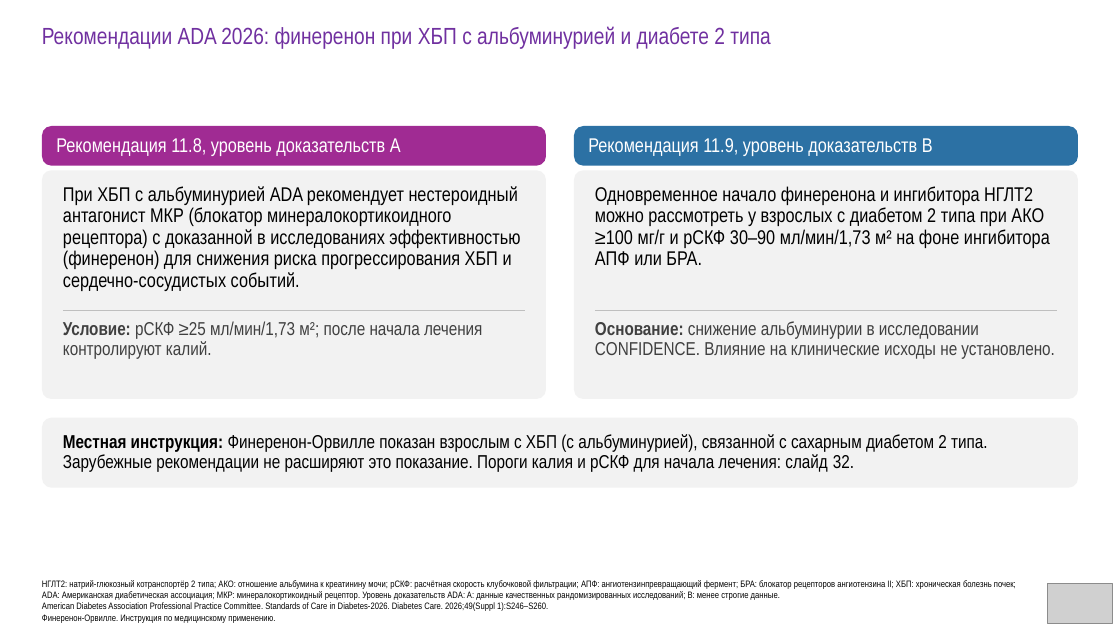
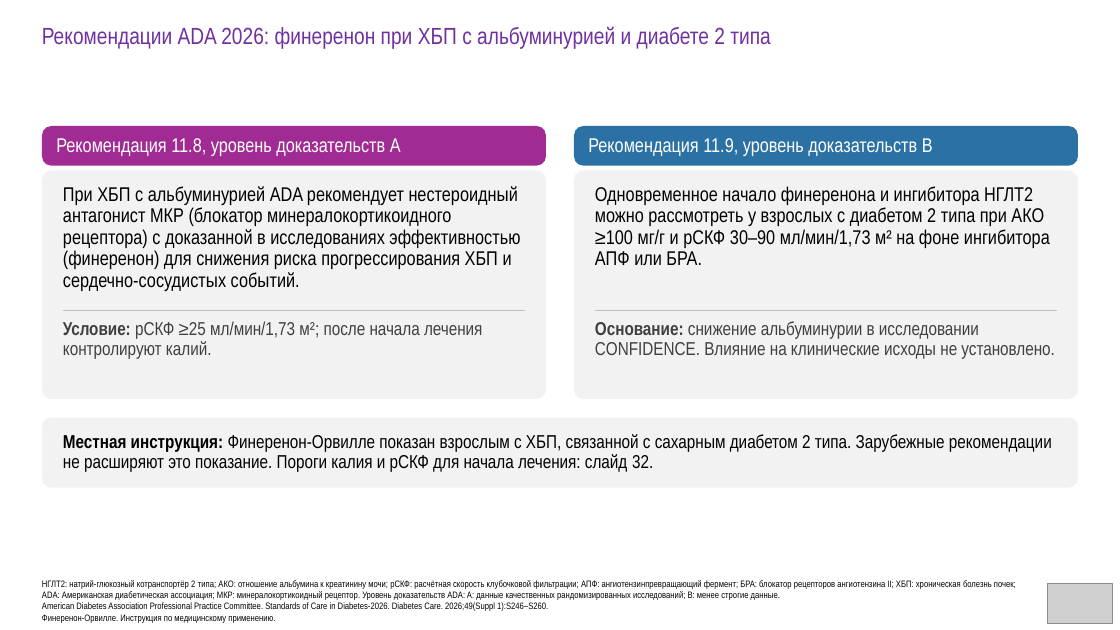
Before and after one commit to drabdulbosit1-eng/my-test-cloud, a slide deck: slide 26 of finerenone/Finerenone_Levin_reviewed.pptx. Drawn at 1120x630 pixels with LibreOffice and Linux fonts; fonts in the diff are those of the drawing; grey boxes stand for pictures. Boxes give left, top, right and bottom in pixels: in the first picture for what was removed or moved away, otherwise in the second. Text is boxed around its words. In the diff, an @@ line names an element or a change of style, - is before the commit and + after.

```diff
--- a/finerenone/Finerenone_Levin_reviewed.pptx
+++ b/finerenone/Finerenone_Levin_reviewed.pptx
@@ text at (63, 434, 1052, 472): text changed @@
-Местная инструкция: Финеренон-Орвилле показан взрослым с ХБП (с альбуминурией), связанной с сахарным диабетом 2 типа. Зарубежные рекомендации не расширяют это показание. Пороги калия и рСКФ для начала лечения: слайд 32.
+Местная инструкция: Финеренон-Орвилле показан взрослым с ХБП, связанной с сахарным диабетом 2 типа. Зарубежные рекомендации не расширяют это показание. Пороги калия и рСКФ для начала лечения: слайд 32.
```
Also in this commit, not shown: 9 other slides changed, 5 other files.
